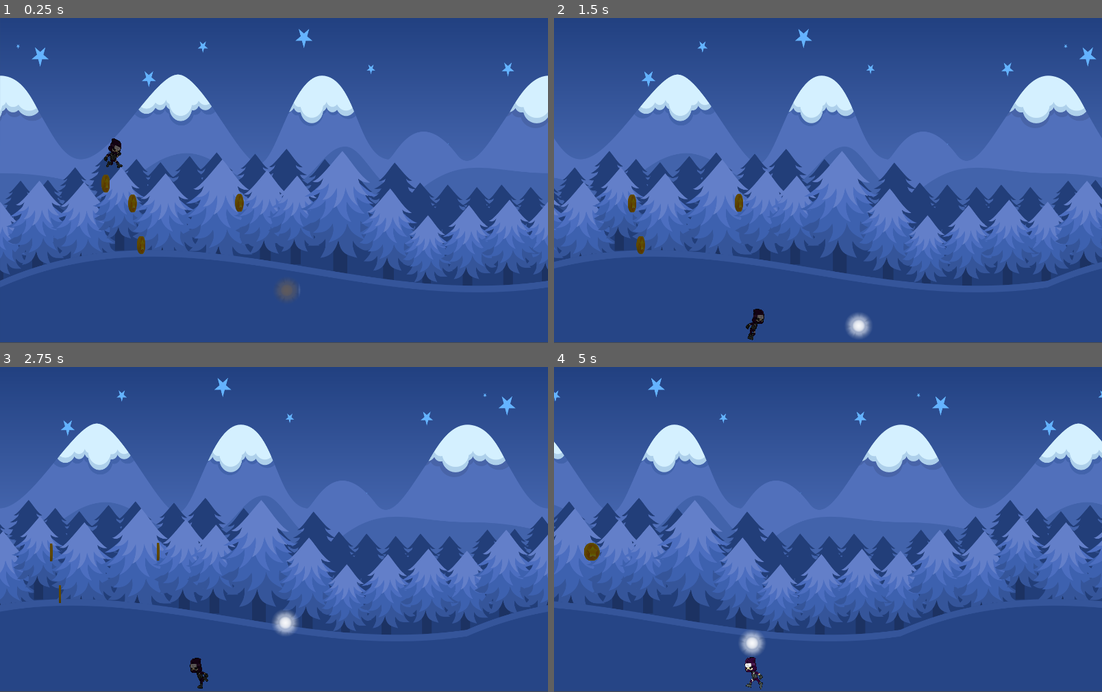
Above: before the commit, frames 1-4 (two rows, left to right).
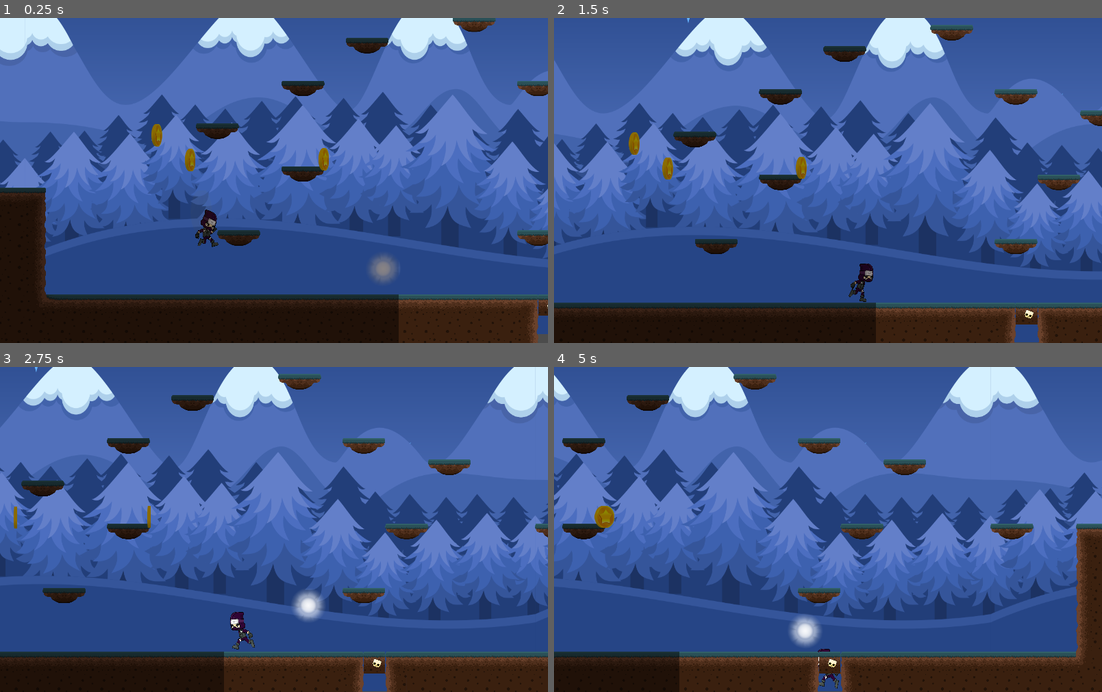
Above: after the commit, the same moments.

Repository: ahmet9cengiz/DarkLight
Game: Godot game, scene res://test.tscn
The game is run twice, just before and just after one commit, with the same random seed, the same clock (stepped at 60 frames per second) and the same inputs. This scene is started directly instead of the project's main scene.
Inputs:
- Up to frame 1 (0.25 s): no input
- Up to frame 2 (1.5 s): tap Enter (ui_accept) at 0.5, 0.77 s; hold Right (ui_right) from 0.53 s (still down)
- Up to frame 3 (2.75 s): tap Enter (ui_accept) at 1.52 s; release Right (ui_right) at 2.03 s; hold Left (ui_left) from 2.03 s (still down)
- Up to frame 4 (5 s): release Left (ui_left) at 2.78 s; hold Right (ui_right) 2.78-4.28 s; tap Enter (ui_accept) at 3.02, 3.77, 4.52 s; hold Left (ui_left) from 4.28 s (still down)

The runs differ from the first frame. In frame 1, 61% of the frame differs, in the area x 0-100%, y 0-100%; in frame 2, 52%; in frame 3, 56%; in frame 4, 55%.

Commit message:
camera movement is changed

Diff:
--- a/DarkLightGame/NinjaBoy.gd
+++ b/DarkLightGame/NinjaBoy.gd
@@ -3,7 +3,7 @@
 const MAX_SPEED = 300
 const GRAVITY = 20
 const ACCELERATION = 30
-const JUMP_HEIGHT = -450
+const JUMP_HEIGHT = -500
 const UP = Vector2(0,-1)
 var motion = Vector2()
 var canMove = true #don't allow to change direction mid-air
--- a/DarkLightGame/Player.tscn
+++ b/DarkLightGame/Player.tscn
@@ -74,9 +74,11 @@
 shape = SubResource( 2 )
 
 [node name="Camera2D" type="Camera2D" parent="."]
-position = Vector2( 920.539, -549.649 )
 z_index = 1
 current = true
+zoom = Vector2( 0.8, 0.8 )
 limit_left = 0
-limit_top = 0
-limit_bottom = 0
+limit_bottom = 608
+limit_smoothed = true
+smoothing_enabled = true
+editor_draw_drag_margin = true
--- a/DarkLightGame/background.tscn
+++ b/DarkLightGame/background.tscn
@@ -21,3 +21,13 @@
 scale = Vector2( 0.534, 0.5 )
 texture = ExtResource( 2 )
 offset = Vector2( 959, -600 )
+
+[node name="ParallaxLayer3" type="ParallaxLayer" parent="."]
+position = Vector2( -1.068, -600 )
+motion_mirroring = Vector2( 1024, 0 )
+
+[node name="Sprite" type="Sprite" parent="ParallaxLayer3"]
+modulate = Color( 0.133333, 0.2, 0.498039, 1 )
+scale = Vector2( 0.534, 0.5 )
+texture = ExtResource( 2 )
+offset = Vector2( 959, -600 )
--- a/DarkLightGame/lightMask.tscn
+++ b/DarkLightGame/lightMask.tscn
@@ -7,6 +7,6 @@
 scale = Vector2( 1.00611, 0.99531 )
 texture = ExtResource( 1 )
 texture_scale = 1.85
-color = Color( 0.380392, 0.356863, 0.356863, 1 )
+color = Color( 0.54902, 0.52549, 0.52549, 1 )
 mode = 3
 range_layer_min = -1
--- a/DarkLightGame/test.tscn
+++ b/DarkLightGame/test.tscn
@@ -1,10 +1,11 @@
-[gd_scene load_steps=7 format=2]
+[gd_scene load_steps=8 format=2]
 
 [ext_resource path="res://test.gd" type="Script" id=1]
 [ext_resource path="res://Player.tscn" type="PackedScene" id=2]
 [ext_resource path="res://background.tscn" type="PackedScene" id=3]
 [ext_resource path="res://lightContainer.tscn" type="PackedScene" id=4]
 [ext_resource path="res://lightMask.tscn" type="PackedScene" id=5]
+[ext_resource path="res://LevelOne.tscn" type="PackedScene" id=6]
 
 [sub_resource type="RectangleShape2D" id=1]
 extents = Vector2( 487.219, 3.08452 )
@@ -13,9 +14,11 @@
 script = ExtResource( 1 )
 
 [node name="Player" parent="." instance=ExtResource( 2 )]
+position = Vector2( 273.485, 411.594 )
 
 [node name="floor" type="StaticBody2D" parent="."]
 editor/display_folded = true
+visible = false
 position = Vector2( 486.802, 606.145 )
 __meta__ = {
 "_edit_group_": true
@@ -29,3 +32,5 @@
 [node name="lightContainer" parent="." instance=ExtResource( 4 )]
 
 [node name="lightMask" parent="." instance=ExtResource( 5 )]
+
+[node name="Node2D" parent="." instance=ExtResource( 6 )]
